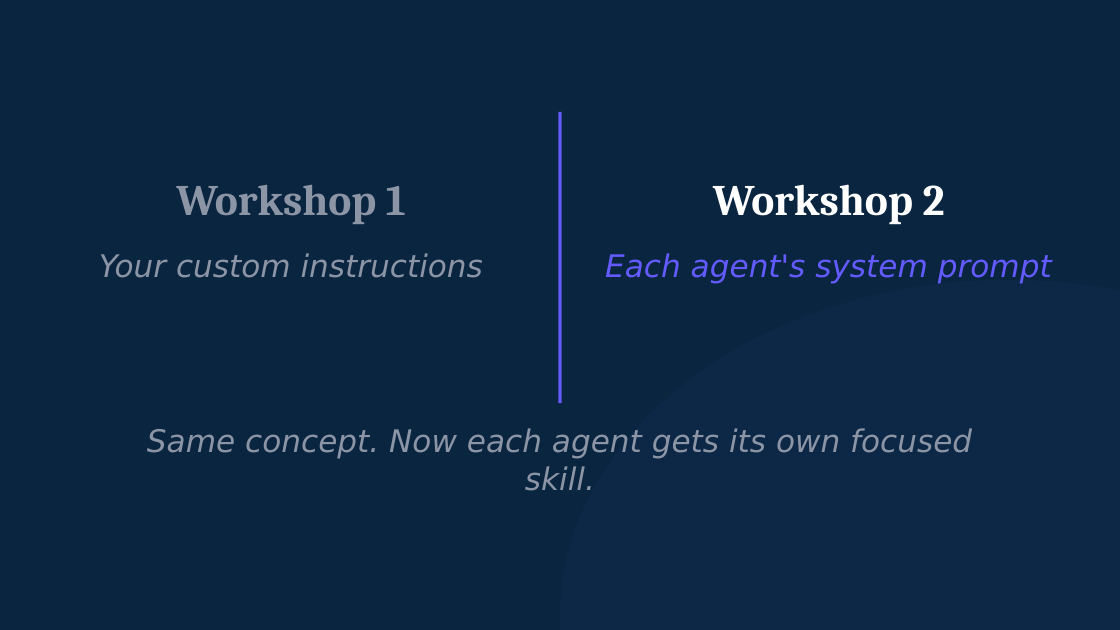
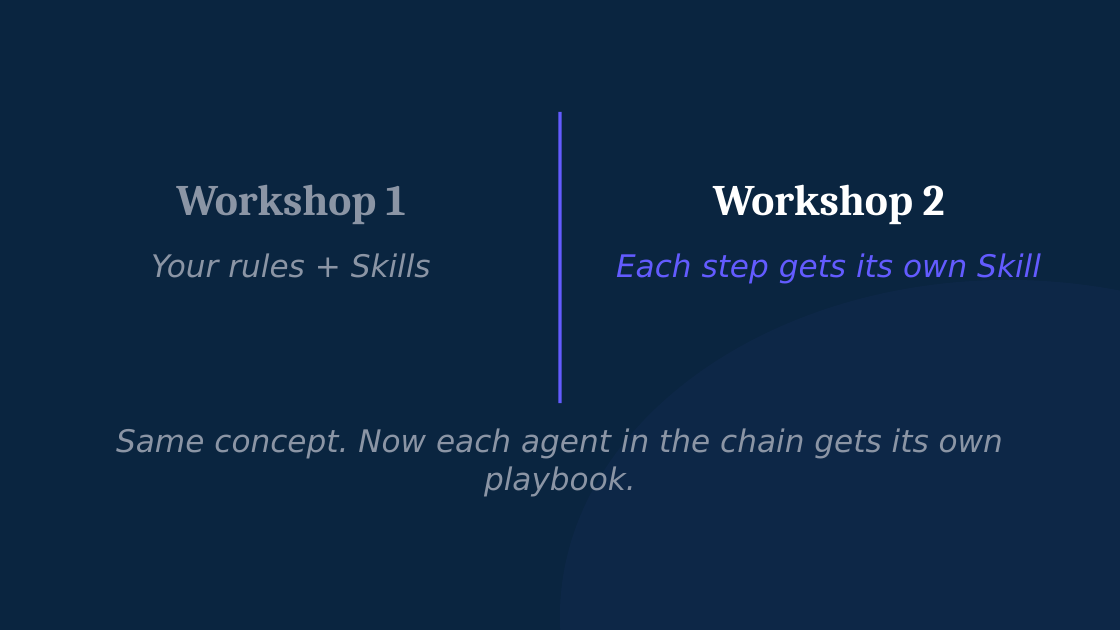
Before and after one commit to michaelengland/ai-best-practices, a slide deck: slide 21 of decks/workshop-2-orchestrator/workshop-2-orchestrator.pptx (slide 19 before the commit). Drawn at 1120x630 pixels with LibreOffice and Linux fonts; fonts in the diff are those of the drawing. Boxes give left, top, right and bottom in pixels: in the first picture for what was removed or moved away, otherwise in the second. Text is boxed around its words. In the diff, an @@ line names an element or a change of style, - is before the commit and + after.

```diff
--- a/decks/workshop-2-orchestrator/workshop-2-orchestrator.pptx
+++ b/decks/workshop-2-orchestrator/workshop-2-orchestrator.pptx
@@ text at (151, 253, 431, 278): text changed @@
-Your custom instructions
+Your rules + Skills
@@ text at (616, 253, 1041, 284): text changed @@
-Each agent's system prompt
+Each step gets its own Skill
@@ text at (116, 428, 1003, 496): text changed @@
-Same concept. Now each agent gets its own focused skill.
+Same concept. Now each agent in the chain gets its own playbook.
```
Also in this commit, not shown: 8 other slides changed, 4 slides added, 2 slides removed, 10 other files.
